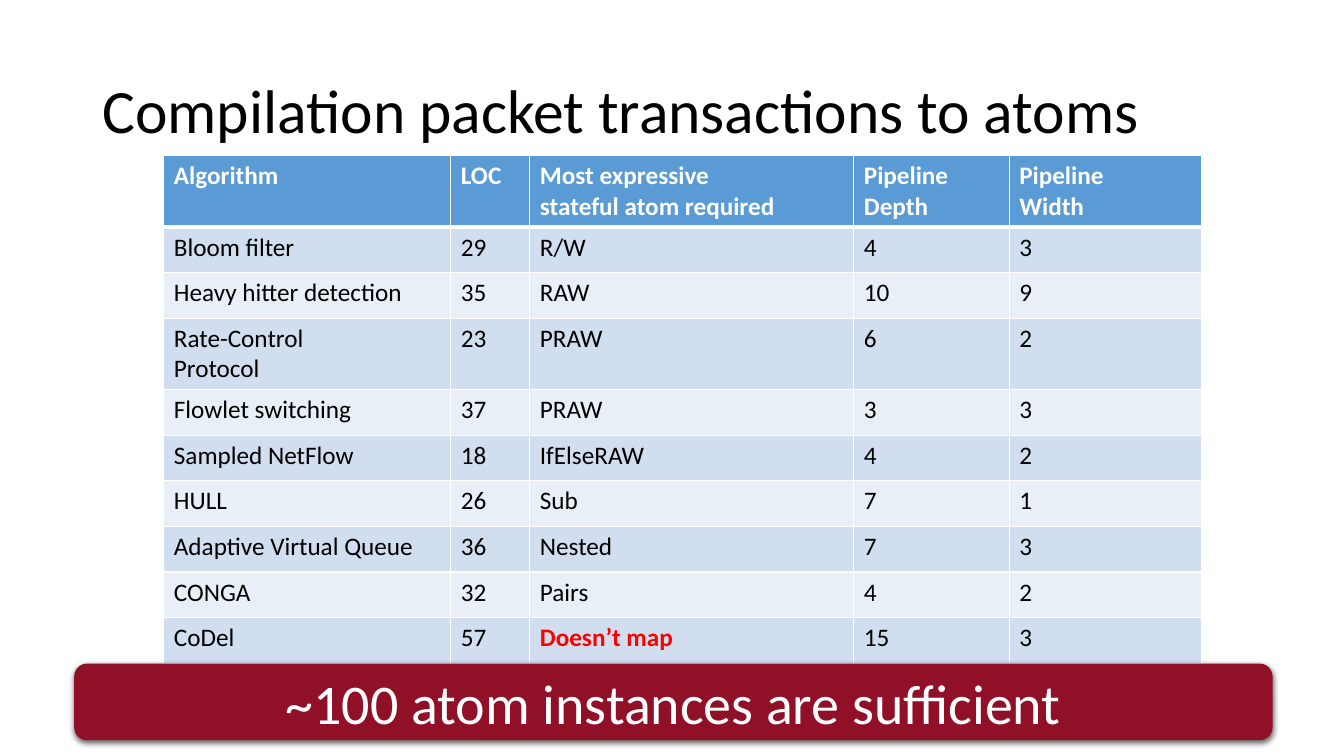
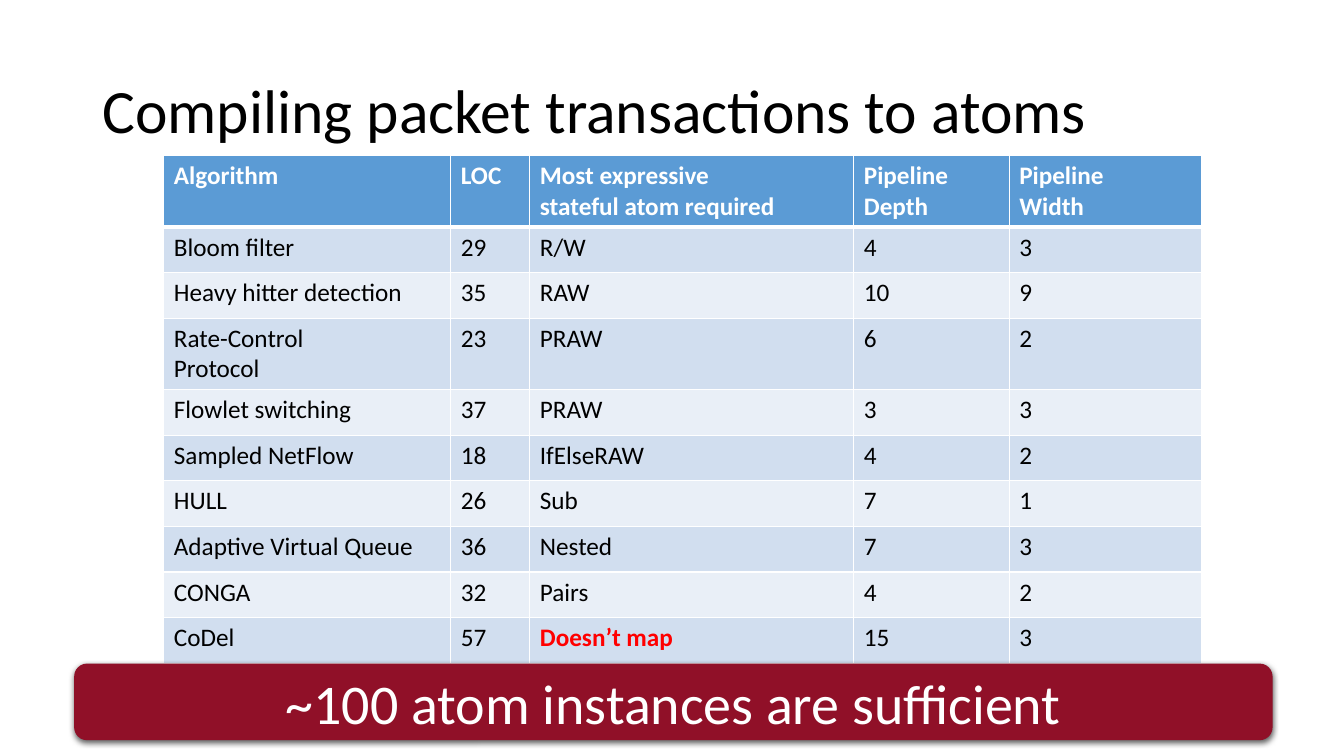
Before and after one commit to anirudhSK/pifo-domino-marple-ppts, a slide deck: slide 31 of combined_domino_pifo.pptx. Drawn at 1344x756 pixels with LibreOffice and Linux fonts; fonts in the diff are those of the drawing. Boxes give left, top, right and bottom in pixels: in the first picture for what was removed or moved away, otherwise in the second. Text is boxed around its words. In the diff, an @@ line names an element or a change of style, - is before the commit and + after.

```diff
--- a/combined_domino_pifo.pptx
+++ b/combined_domino_pifo.pptx
@@ title at (102, 90, 1086, 144): text changed @@
-Compilation packet transactions to atoms
+Compiling packet transactions to atoms
```
Also in this commit, not shown: 4 other slides changed.
